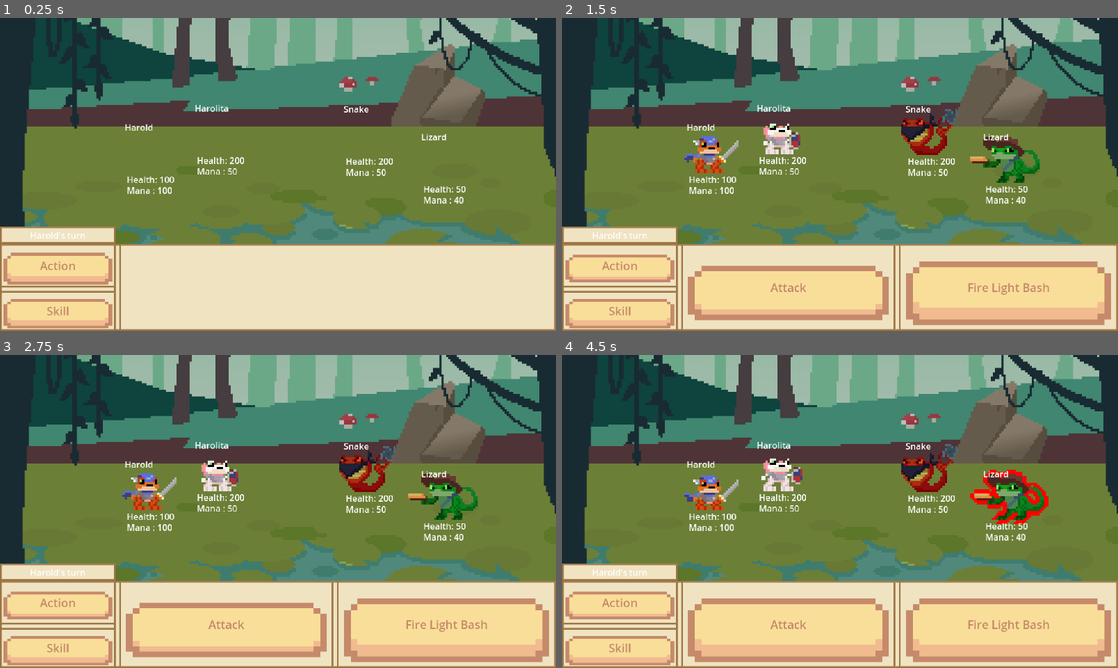
Above: before the commit, frames 1-4 (two rows, left to right).
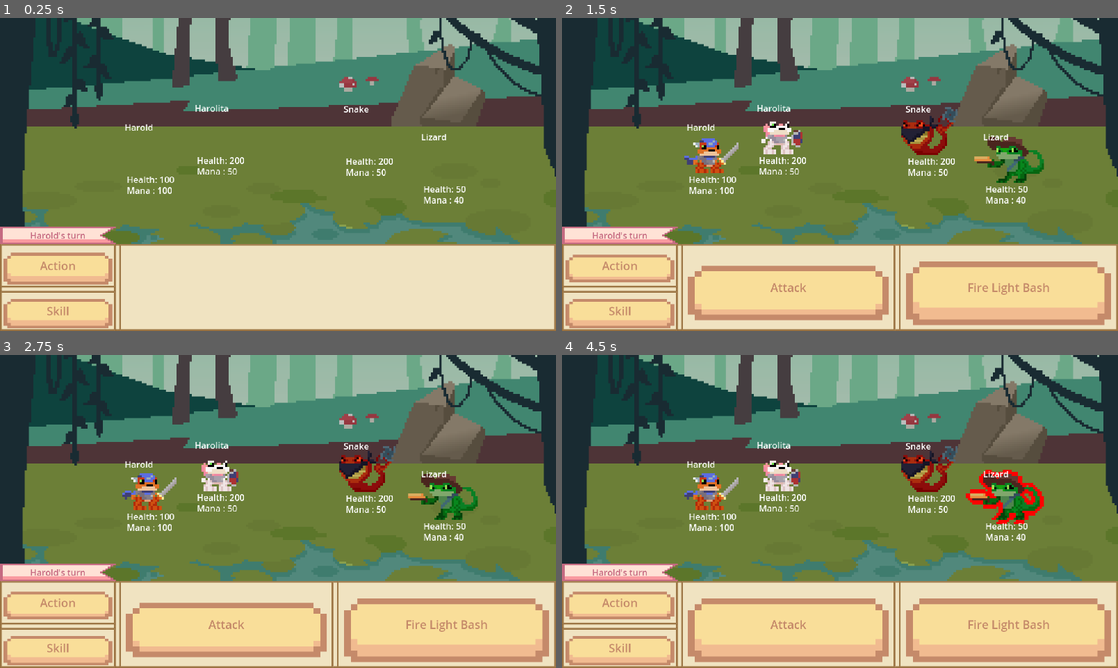
Above: after the commit, the same moments.

Repository: NxKuma/ISCS_RPG
Game: Godot game, scene res://Scene/main.tscn
The game is run twice, just before and just after one commit, with the same random seed, the same clock (stepped at 60 frames per second) and the same inputs.
Inputs (mouse positions are in pixels of both pictures, inside the frame that each line leads up to):
- Up to frame 1 (0.25 s): no input
- Up to frame 2 (1.5 s): click "Action" at 0.5 s; click "Attack" at 1.25 s
- Up to frame 3 (2.75 s): tap Enter (ui_accept) at 2, 2.27 s; move the mouse to (150, 489) at 2.02 s; click (150, 489) at 2.17 s
- Up to frame 4 (4.5 s): move the mouse to (778, 470) at 2.77 s; click (778, 470) at 2.92 s; tap Enter (ui_accept) at 3.02 s; move the mouse to (928, 473) at 3.52 s; click (928, 473) at 3.67 s; move the mouse to (1006, 498) at 4.27 s; click (1006, 498) at 4.42 s

The runs differ from the first frame. In frame 1, 0.6% of the frame differs, in the area x 0-21%, y 66-73%; in frame 2, 2.5%; in frame 3, 0.6%; in frame 4, 2.8%, in the area x 0-88%, y 28-73%.
Error in both runs: Out of bounds get index '2' (on base: 'Array[AnimatedSprite2D]') (res://Script/GameHandler.gd:136)

Commit message:
Debugging SkillAttack

Diff:
--- a/iscs-rpg/Scene/main.tscn
+++ b/iscs-rpg/Scene/main.tscn
@@ -31,10 +31,10 @@
 resource_local_to_scene = true
 animations = [{
 "frames": [{
-"duration": 1.0,
+"duration": 2.0,
 "texture": SubResource("AtlasTexture_imxfq")
 }, {
-"duration": 1.0,
+"duration": 2.0,
 "texture": SubResource("AtlasTexture_e7tla")
 }],
 "loop": true,
@@ -86,10 +86,10 @@
 resource_local_to_scene = true
 animations = [{
 "frames": [{
-"duration": 1.0,
+"duration": 2.0,
 "texture": SubResource("AtlasTexture_w2svl")
 }, {
-"duration": 1.0,
+"duration": 2.0,
 "texture": SubResource("AtlasTexture_xtmtr")
 }],
 "loop": true,
@@ -115,10 +115,10 @@
 resource_local_to_scene = true
 animations = [{
 "frames": [{
-"duration": 1.0,
+"duration": 2.0,
 "texture": SubResource("AtlasTexture_7l3ja")
 }, {
-"duration": 1.0,
+"duration": 2.0,
 "texture": SubResource("AtlasTexture_anqps")
 }],
 "loop": true,
@@ -144,10 +144,10 @@
 resource_local_to_scene = true
 animations = [{
 "frames": [{
-"duration": 1.0,
+"duration": 2.0,
 "texture": SubResource("AtlasTexture_lj6uk")
 }, {
-"duration": 1.0,
+"duration": 2.0,
 "texture": SubResource("AtlasTexture_5fqfe")
 }],
 "loop": true,
--- a/iscs-rpg/Scene/ui.tscn
+++ b/iscs-rpg/Scene/ui.tscn
@@ -14,6 +14,13 @@
 [sub_resource type="AtlasTexture" id="AtlasTexture_oxyae"]
 atlas = ExtResource("1_i4p0k")
 region = Rect2(0, 0, 32, 15)
+
+[sub_resource type="AtlasTexture" id="AtlasTexture_4tbwc"]
+atlas = ExtResource("1_i4p0k")
+region = Rect2(32, 37, 44, 11)
+
+[sub_resource type="StyleBoxTexture" id="StyleBoxTexture_6m70c"]
+texture = SubResource("AtlasTexture_4tbwc")
 
 [node name="UI" type="Control"]
 layout_mode = 3
@@ -248,7 +255,7 @@
 offset_right = 400.0
 offset_bottom = 780.0
 grow_vertical = 2
-theme_override_styles/panel = ExtResource("1_b0web")
+theme_override_styles/panel = SubResource("StyleBoxTexture_6m70c")
 metadata/_edit_use_anchors_ = true
 
 [node name="Label" type="Label" parent="Panel"]
@@ -258,6 +265,7 @@
 anchor_bottom = 1.0
 grow_horizontal = 2
 grow_vertical = 2
+theme_override_colors/font_color = Color(0.772549, 0.415686, 0.505882, 1)
 theme_override_font_sizes/font_size = 30
 text = "Harold's Turn"
 horizontal_alignment = 1
--- a/iscs-rpg/Script/Character.gd
+++ b/iscs-rpg/Script/Character.gd
@@ -75,14 +75,15 @@
 		reset_shader(0)
 
 	if stats.health <= 0 and !is_dead:
-		is_dead = true
-		reset_shader(1)
-		health.visible = false
-		mana.visible = false
-		player_name.visible = false
-		animation_player.play("Die")
-		await animation_player.animation_finished
-		set_process(false)
+		if !animation_player.is_playing():
+			is_dead = true
+			reset_shader(1)
+			health.visible = false
+			mana.visible = false
+			player_name.visible = false
+			animation_player.play("Die")
+			await animation_player.animation_finished
+			set_process(false)
 
 
 
--- a/iscs-rpg/Script/SuperScript/Entity.gd
+++ b/iscs-rpg/Script/SuperScript/Entity.gd
@@ -44,6 +44,8 @@
 	if randf_range(0,100) <= crit_chance:
 		damage_dealt *= crit_multiplier
 	health -= damage_dealt
+	if health <= 0:
+		health = 0
 	emit_signal("took_damage")
 	#Return the damaged health
 	return health
@@ -59,6 +61,8 @@
 	elif skill_recieved.skill_element in weakness:
 		initial_health -= skill_recieved.skill_damage * 2
 
+	if health <= 0:
+		health = 0
 	emit_signal("took_damage")
 	#Return the calculated health
 	return initial_health
Not shown: 2 places in iscs-rpg/Scene/main.tscn that only renumber resources
Not shown: 1 places in iscs-rpg/Scene/ui.tscn that only renumber resources
